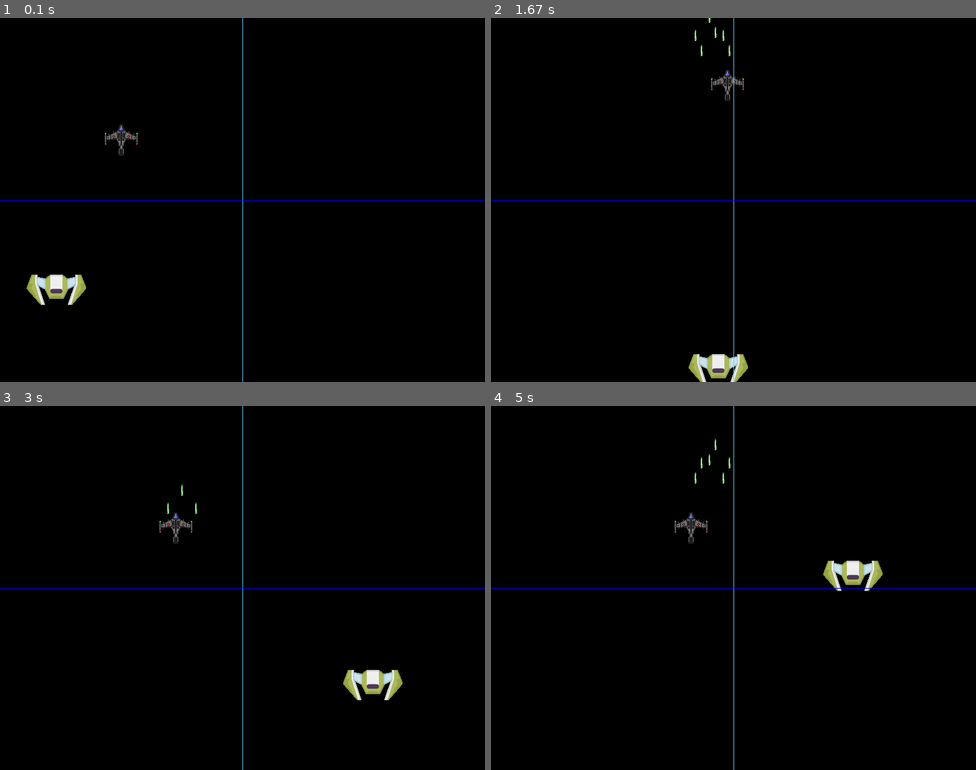
Above: before the commit, frames 1-4 (two rows, left to right).
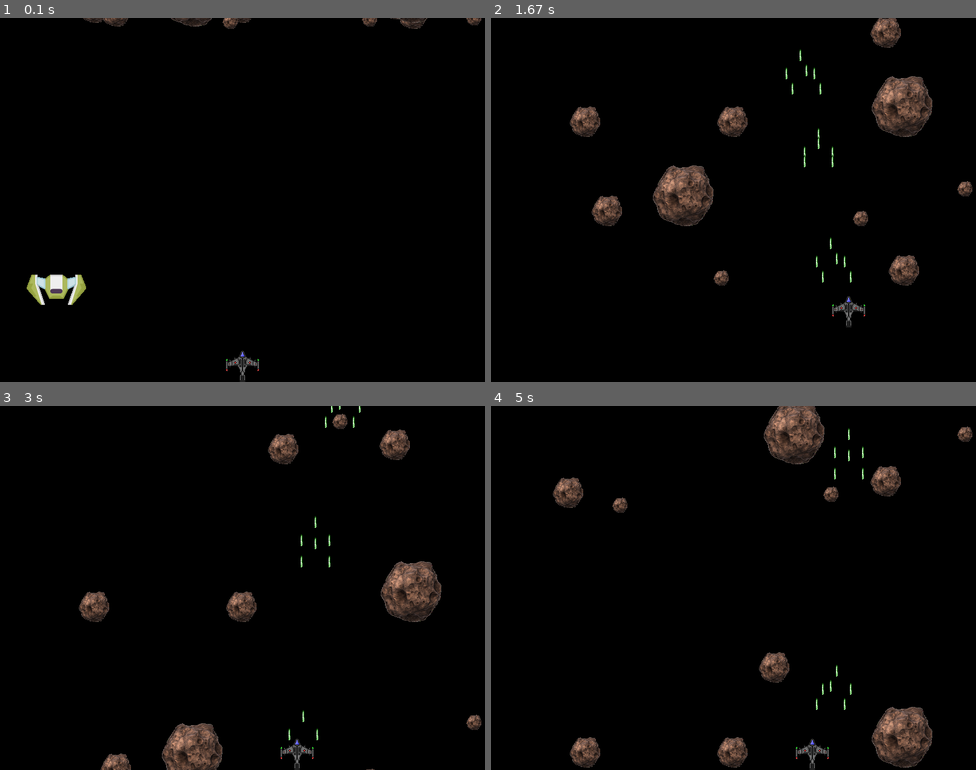
Above: after the commit, the same moments.

Repository: ValorianiO/Pygame-Curso
Game: pygame game, started from Juego2.py
Same seed, same stepped clock (60 frames per second), same inputs: the game is played once before the commit and once after it.
Inputs:
- Up to frame 1 (0.1 s): no input
- Up to frame 2 (1.67 s): tap Space at 0.33, 0.73, 1.03, 1.23, 1.57 s; hold D 0.67-1.13 s; hold W 1.17-1.47 s; hold D from 1.5 s (still down)
- Up to frame 3 (3 s): tap Space at 1.87, 2.07, 2.37, 2.63, 2.97 s; release D at 1.97 s; hold A 2-2.53 s; hold S 2.57-2.87 s; hold A from 2.9 s (still down)
- Up to frame 4 (5 s): tap Space at 3.27, 3.4, 3.8, 4.1, 4.47, 4.87 s; release A at 3.3 s; hold W 3.33-3.7 s; hold D 3.73-4.37 s; hold S 4.4-4.77 s; hold A from 4.8 s (still down)

The runs differ from the first frame. In frame 1, 1.2% of the frame differs, in the area x 0-100%, y 0-100%; in frame 2, 6.9%; in frame 3, 6.3%; in frame 4, 6.8%.

Commit message:
aniadiendo meteoritos random y generacion infinita

Diff:
--- a/Juego2.py
+++ b/Juego2.py
@@ -26,7 +26,7 @@
 
     self.rect = self.image.get_rect()
     self.radius = 22
-    self.rect.center = (200,200)
+    self.rect.center = (400,600)
     self.velocidad_x = 0
     self.velocidad_y = 0
 
@@ -109,11 +109,39 @@
     self.rect = self.image.get_rect()
     self.rect.bottom = y
     self.rect.centerx = x
+
   def update(self):
     self.rect.y -= 25
     if self.rect.bottom < 0:
       self.kill()
 
+class  Meteoritos(pygame.sprite.Sprite):
+  def __init__(self):
+    super().__init__()
+    self.img_aleatoria = random.randrange(3)
+    if self.img_aleatoria == 0:
+      self.image = pygame.transform.scale(pygame.image.load("imagenes/meteorito.png").convert(), (100,100))
+      self.radius = 50
+    if self.img_aleatoria == 1:
+      self.image = pygame.transform.scale(pygame.image.load("imagenes/meteorito.png").convert(), (50,50))
+      self.radius = 25
+    if self.img_aleatoria == 2:
+      self.image = pygame.transform.scale(pygame.image.load("imagenes/meteorito.png").convert(), (25,25))
+      self.radius = 12
+    self.image.set_colorkey(negro)
+    self.rect = self. image.get_rect()
+    self.rect.x = random.randrange(ancho - self.rect.width)
+    self.rect.y = -self.rect.width
+    self.velocidad_y = random.randrange(1,10)
+
+  def update(self):
+    self.rect.y += self.velocidad_y
+    if self.rect.top > alto:
+      self.rect.x = random.randrange(ancho - self.rect.width)
+      self.rect.y = -self.rect.width
+      self.velocidad_y = random.randrange(1,10)
+
+
 
 pygame.init()
 pantalla = pygame.display.set_mode((ancho, alto))
@@ -123,6 +151,8 @@
 sprites =pygame.sprite.Group()
 enemigos =pygame.sprite.Group()
 balas = pygame.sprite.Group()
+meteoritos = pygame.sprite.Group()
+
 
 enemigo = Enemigos()
 enemigos.add(enemigo)
@@ -132,6 +162,9 @@
 jugador = Jugador()
 sprites.add(jugador)
 
+for x in range (10):
+  meteorito = Meteoritos()
+  meteoritos.add(meteorito)
 
 ejecutando = True
 
@@ -144,11 +177,12 @@
   sprites.update()
   enemigos.update()
   balas.update()
-
-  colision_nave = pygame.sprite.spritecollide(jugador, enemigos, False, pygame.sprite.collide_circle)
-  colision = pygame.sprite.groupcollide(enemigos, balas, False, True)
-
-  if colision or colision_nave:
+  meteoritos.update()
+
+  colision_nave = pygame.sprite.spritecollide(jugador, meteoritos, False, pygame.sprite.collide_circle)
+  colision_disparos = pygame.sprite.groupcollide(meteoritos, balas, False, False)
+
+  if colision_nave or colision_disparos:
     enemigo.image = pygame.image.load("imagenes/explosion.png")
     enemigo.velocidad_y += 20
   elif enemigo.rect.top > alto:
@@ -159,8 +193,7 @@
   sprites.draw(pantalla)
   enemigos.draw(pantalla)
   balas.draw(pantalla)
-  pygame.draw.line(pantalla, h_50d2fe, (400,0), (400,800), 1)
-  pygame.draw.line(pantalla, azul, (0, 300), (800, 300), 1)
+  meteoritos.draw(pantalla)
   pygame.display.flip()
 
 
Binary file added: imagenes/meteorito.png
